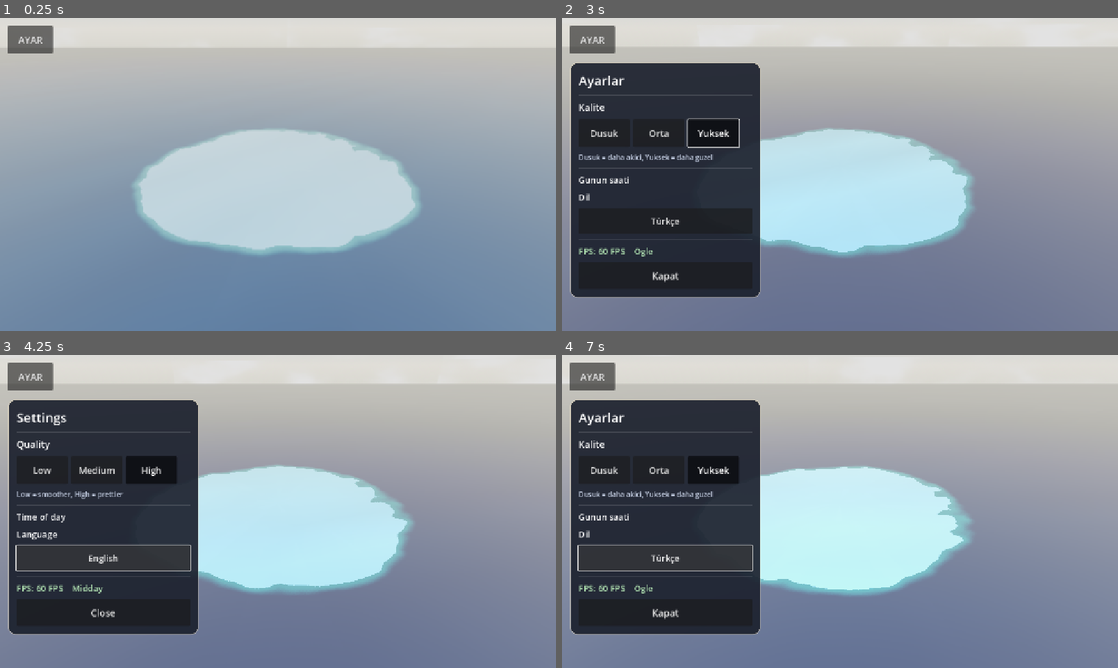
Above: before the commit, frames 1-4 (two rows, left to right).
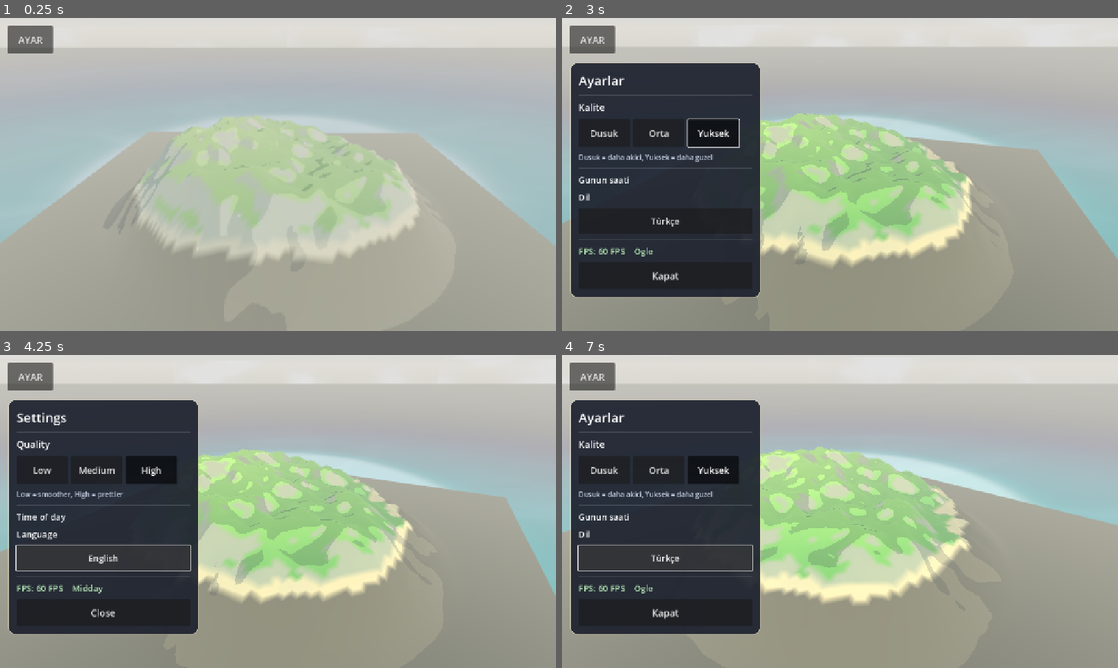
Above: after the commit, the same moments.

Repository: eraslan19j/game
Game: Godot game, scene res://scenes/world/world.tscn
The game is run twice, just before and just after one commit, with the same random seed, the same clock (stepped at 60 frames per second) and the same inputs.
Inputs:
- Up to frame 1 (0.25 s): no input
- Up to frame 2 (3 s): click "AYAR" at 0.5 s; click "Dusuk" at 1.25 s; click "Orta" at 2 s; click "Yuksek" at 2.75 s
- Up to frame 3 (4.25 s): click "Türkçe" at 3.5 s
- Up to frame 4 (7 s): click "Low" at 4.25 s; click "Medium" at 5 s; click "High" at 5.75 s; click "English" at 6.5 s

The runs differ from the first frame. In frame 1, 64% of the frame differs, in the area x 0-100%, y 30-100%; in frame 2, 45%; in frame 3, 46%; in frame 4, 47%.

Commit message:
Su shader yeniden yazildi: derinlik doku yerine geometriden (kamera mesafesi), kiyi halkasi mesafeye gore
Co-authored-by: arena-agent <297053741+arena-agent@users.noreply.github.com>

Diff:
--- a/scenes/world/world.tscn
+++ b/scenes/world/world.tscn
@@ -96,7 +96,6 @@
 cast_shadow = 0
 
 [node name="Terrain" type="StaticBody3D" parent="."]
-visible = false
 script = ExtResource("2_terrain")
 toon_material = SubResource("ShaderMaterial_toon_ground")
 
--- a/scripts/world/water.gd
+++ b/scripts/world/water.gd
@@ -25,36 +25,10 @@
 	cast_shadow = GeometryInstance3D.SHADOW_CASTING_SETTING_OFF
 
 
-## Arazi bilgisini shader'a aktar. terrain_height_texture her zaman
-## world_size x world_size alanini kaplar (merkez: 0,0).
-func setup(terrain_height_texture: Texture2D, terrain_size: float, h_min: float, h_max: float) -> void:
+## Dalga ayarlari (shader parametreleri).
+func setup(wave_speed_value: float = 1.0, wave_strength_value: float = 1.0) -> void:
 	if material_override is ShaderMaterial:
-		_material = material_override
-	if _material == null:
-		push_warning("Su materyali atanmamis (Water node'unda material_override yok).")
-		return
-	if terrain_height_texture != null:
-		_material.set_shader_parameter("terrain_height", terrain_height_texture)
-	# Doku iceriginin gercekten dogru oldugunu CPU tarafinda dogrula.
-	if terrain_height_texture != null:
-		var img := terrain_height_texture.get_image()
-		if img != null:
-			var lo := 1.0
-			var hi := 0.0
-			var sum := 0.0
-			var cnt := 0
-			for y in range(0, img.get_height(), 8):
-				for x in range(0, img.get_width(), 8):
-					var v := img.get_pixel(x, y).r
-					lo = minf(lo, v)
-					hi = maxf(hi, v)
-					sum += v
-					cnt += 1
-			print("[Water] doku icerik: min=%.3f max=%.3f ort=%.3f  height_min=%.1f height_max=%.1f" % [
-				lo, hi, sum / maxf(float(cnt), 1.0), h_min, h_max])
-	print("[Water] doku=%s arazi=%.1f m  dalga=%.2f  yuzey=%.0f m  bolum=%d"
-		% ["var" if terrain_height_texture != null else "YOK", terrain_size,
-		wave_strength, size, subdivisions])
-	_material.set_shader_parameter("terrain_size", terrain_size)
-	_material.set_shader_parameter("height_min", h_min)
-	_material.set_shader_parameter("height_max", h_max)
+		var mat := material_override as ShaderMaterial
+		mat.set_shader_parameter("wave_speed", wave_speed_value)
+		mat.set_shader_parameter("wave_strength", wave_strength_value)
+		print("[Water] hazir (yuzey=%.0f m, bolum=%d)" % [size, subdivisions])
--- a/scripts/world/world.gd
+++ b/scripts/world/world.gd
@@ -40,14 +40,9 @@
 		var cloud_mat := _clouds.material_override as ShaderMaterial
 		cloud_mat.set_shader_parameter("cloud_noise", CloudTextureGen.build())
 
-	# Su, kiyi derinligini arazi dokusundan okur.
+	# Su dalga ayarlarini uygula.
 	if _water.has_method("setup"):
-		_water.setup(
-			_terrain.height_texture,
-			_terrain.world_size,
-			_terrain.height_min,
-			_terrain.height_max
-		)
+		_water.setup()
 
 
 func _process(delta: float) -> void:
--- a/shaders/water.gdshader
+++ b/shaders/water.gdshader
@@ -1,19 +1,19 @@
 shader_type spatial;
+// Stilize su: hafif dalga (vertex), yari saydam, kiyida acik renk + kopuk.
+// Derinlik tamamen GEOMETRIDEN gelir: derin bolgelerde duzlemle kamera
+// arasindaki mesafe artar. Doku okumaya bagimli degil (guvenli).
 render_mode shadows_disabled;
-// Stilize su: hafif dalga (vertex), yari saydam, kiyida acik renk + kopuk.
-// Arazi yukseklik dokusu R kanalinda 0..1 olarak gelir.
 
-uniform sampler2D terrain_height : filter_linear, repeat_disable;
-uniform float terrain_size = 200.0;
-uniform float height_min = -30.0;
-uniform float height_max = 45.0;
+uniform vec4 shallow_color : source_color = vec4(0.30, 0.78, 0.78, 1.0);
+uniform vec4 deep_color : source_color = vec4(0.05, 0.31, 0.50, 1.0);
+uniform vec4 foam_color : source_color = vec4(0.92, 0.99, 0.99, 1.0);
+uniform vec4 shore_color : source_color = vec4(0.72, 0.93, 0.90, 1.0);
 uniform float wave_speed = 1.0;
 uniform float wave_strength = 1.0;
-uniform vec4 shallow_color : source_color = vec4(0.24, 0.72, 0.72, 1.0);
-uniform vec4 deep_color : source_color = vec4(0.05, 0.30, 0.47, 1.0);
-uniform vec4 foam_color : source_color = vec4(0.95, 0.99, 0.99, 1.0);
-uniform float alpha_shallow = 0.78;
-uniform float alpha_deep = 0.96;
+uniform float alpha_shallow = 0.55;
+uniform float alpha_deep = 0.95;
+uniform float depth_near = 90.0;
+uniform float depth_far = 330.0;
 
 varying vec3 world_pos;
 
@@ -30,7 +30,6 @@
 	float h0 = wave_height(VERTEX.xz, t);
 	VERTEX.y += h0;
 
-	// Normal'i dalga turevi ile yumusakca boz.
 	float e = 0.9;
 	float hx = wave_height(VERTEX.xz + vec2(e, 0.0), t);
 	float hz = wave_height(VERTEX.xz + vec2(0.0, e), t);
@@ -41,29 +40,27 @@
 }
 
 void fragment() {
-	// Bu noktanin altindaki arazi yuksekligi.
-	// Doku kenarina kenetle: ada disinda da derinlik dogru kalsin, dikis olmasin.
-	vec2 tuv = clamp(world_pos.xz / terrain_size + 0.5, vec2(0.0), vec2(1.0));
-	float raw = texture(terrain_height, tuv).r;
-	float th = mix(height_min, height_max, raw);
+	// Kamera ile bu nokta arasindaki mesafe: ada uzerinde kisa, acik denizde uzun.
+	float dist = length(world_pos - CAMERA_POSITION_WORLD);
+	// Ada merkezine uzaklik: kiyiya yakin mi?
+	float island_dist = length(world_pos.xz);
 
-	// Su derinligi (0 = kiyi, buyuk = derin).
-	float depth = clamp(world_pos.y - th, 0.0, 60.0);
+	float far_mix = smoothstep(depth_near, depth_far, dist);
+	vec3 col = mix(shallow_color.rgb, deep_color.rgb, far_mix);
 
-	float deep_mix = smoothstep(0.5, 4.0, depth);
-	vec3 col = mix(shallow_color.rgb, deep_color.rgb, deep_mix);
+	// Ada cevresinde ince acik kiyi halkasi.
+	float shore = 1.0 - smoothstep(72.0, 96.0, island_dist);
+	col = mix(col, shore_color.rgb, shore * 0.55);
+	float foam = (1.0 - smoothstep(76.0, 84.0, island_dist)) * shore;
+	col = mix(col, foam_color.rgb, foam * 0.6);
 
-	// Kiyida ince beyaz kopuk bandi (genis alanlari kaplamasin).
-	float foam = 1.0 - smoothstep(0.0, 0.22, depth);
-	col = mix(col, foam_color.rgb, foam * 0.7);
-
-	ALBEDO = col * 0.96;
-	ROUGHNESS = 0.52;
+	ALBEDO = col;
+	ROUGHNESS = 0.55;
 	METALLIC = 0.0;
 	SPECULAR = 0.04;
-	ALPHA = mix(alpha_shallow, alpha_deep, deep_mix) + foam * 0.15;
-	ALPHA = clamp(ALPHA, 0.0, 1.0);
 
-	// Hafif isilti (gunes parlamasi) icin normali kullaniyoruz; ekstra efekt yok.
-	NORMAL_MAP_DEPTH = 0.0;
+	// Kiyida daha saydam, acik denizde neredeyse opak.
+	float a = mix(alpha_shallow, alpha_deep, far_mix);
+	a = max(a, shore * 0.75);
+	ALPHA = clamp(a, 0.0, 1.0);
 }
Binary file changed: ci_screenshot_preview.png
